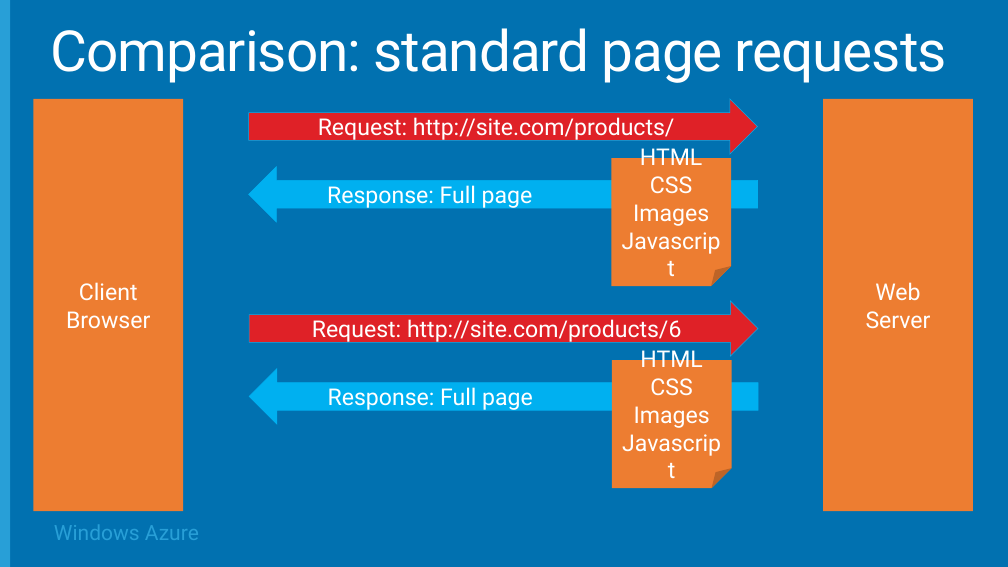
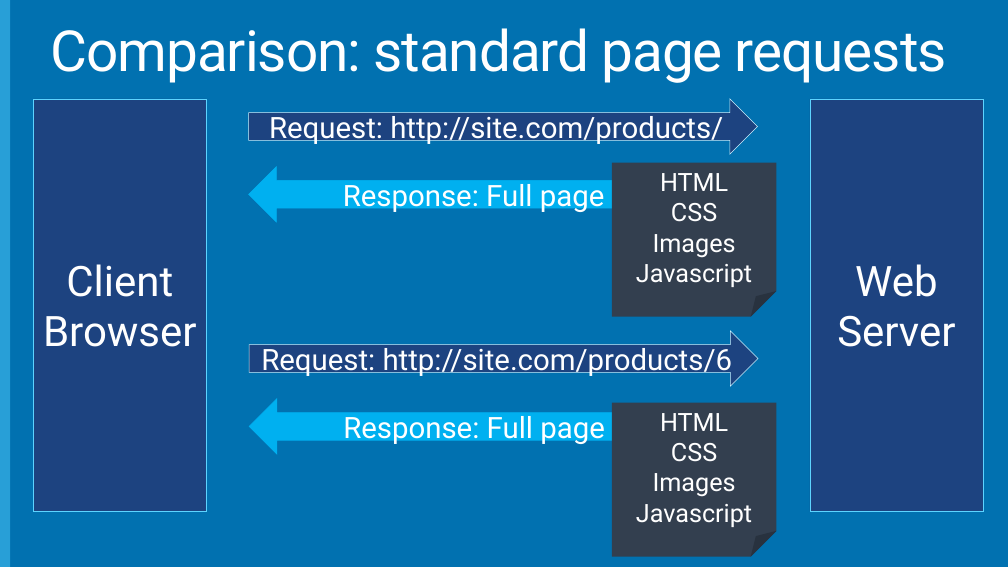
Before and after one commit to Microsoft-Web/DECK-Modern-Web-Front-Ends, a slide deck: slide 22 of 4-Modern-web-front-ends.pptx (slide 19 before the commit). Drawn at 1008x567 pixels with LibreOffice and Linux fonts; fonts in the diff are those of the drawing; background and template pictures are left out. Boxes give left, top, right and bottom in pixels: in the first picture for what was removed or moved away, otherwise in the second. Text is boxed around its words. In the diff, an @@ line names an element or a change of style, - is before the commit and + after.

```diff
--- a/4-Modern-web-front-ends.pptx
+++ b/4-Modern-web-front-ends.pptx
@@ rectangle "Client Browser" at [33,99,206,511]: size 22 to 40 pt; fill #ED7D31 to #1D4380; outline none to #5DD4FF 0.5 pt @@
@@ rectangle "Client Browser": place and size @@
-rectangle "Client Browser" at [33,99,183,511]
+rectangle "Client Browser" at [33,99,206,511]
@@ right arrow "Request: http://site.com/products/" at [249,99,758,154]: size 22 to 28 pt; fill #DF2127 to #1D4380; outline #00B0F0 0.5 pt to #C9F1FF 0.5 pt @@
@@ rectangle "Web Server": place and size @@
-rectangle "Web Server" at [823,99,973,511]
+rectangle "Web Server" at [810,99,983,511]
@@ rectangle "Web Server" at [810,99,983,511]: size 22 to 40 pt; fill #ED7D31 to #1D4380; outline none to #5DD4FF 0.5 pt @@
@@ right arrow "Response: Full page" at [249,166,758,222]: size 22 to 28 pt @@
@@ folded corner "HTML": place and size @@
-folded corner "HTML" at [612,158,731,286]
+folded corner "HTML" at [612,163,777,317]
@@ folded corner "HTML" at [612,163,777,317]: size 22 to 24 pt; fill #ED7D31 to #333F50 @@
@@ right arrow "Request: http://site.com/products/6" at [250,331,758,386]: size 22 to 28 pt; fill #DF2127 to #1D4380; outline #00B0F0 0.5 pt to #C9F1FF 0.5 pt @@
@@ right arrow "Request: http://site.com/products/6": place and size @@
-right arrow "Request: http://site.com/products/6" at [250,301,758,356]
+right arrow "Request: http://site.com/products/6" at [250,331,758,386]
@@ right arrow "Response: Full page" at [250,399,758,454]: size 22 to 28 pt @@
@@ right arrow "Response: Full page": place and size @@
-right arrow "Response: Full page" at [250,369,758,424]
+right arrow "Response: Full page" at [250,399,758,454]
@@ folded corner "HTML" at [612,403,777,557]: size 22 to 24 pt; fill #ED7D31 to #333F50 @@
@@ folded corner "HTML": place and size @@
-folded corner "HTML" at [612,360,731,488]
+folded corner "HTML" at [612,403,777,557]
@@ text removed at [54,525,199,540] @@
-Windows Azure
```
Also in this commit, not shown: 26 other slides changed, 6 slides added, 1 slide removed.
